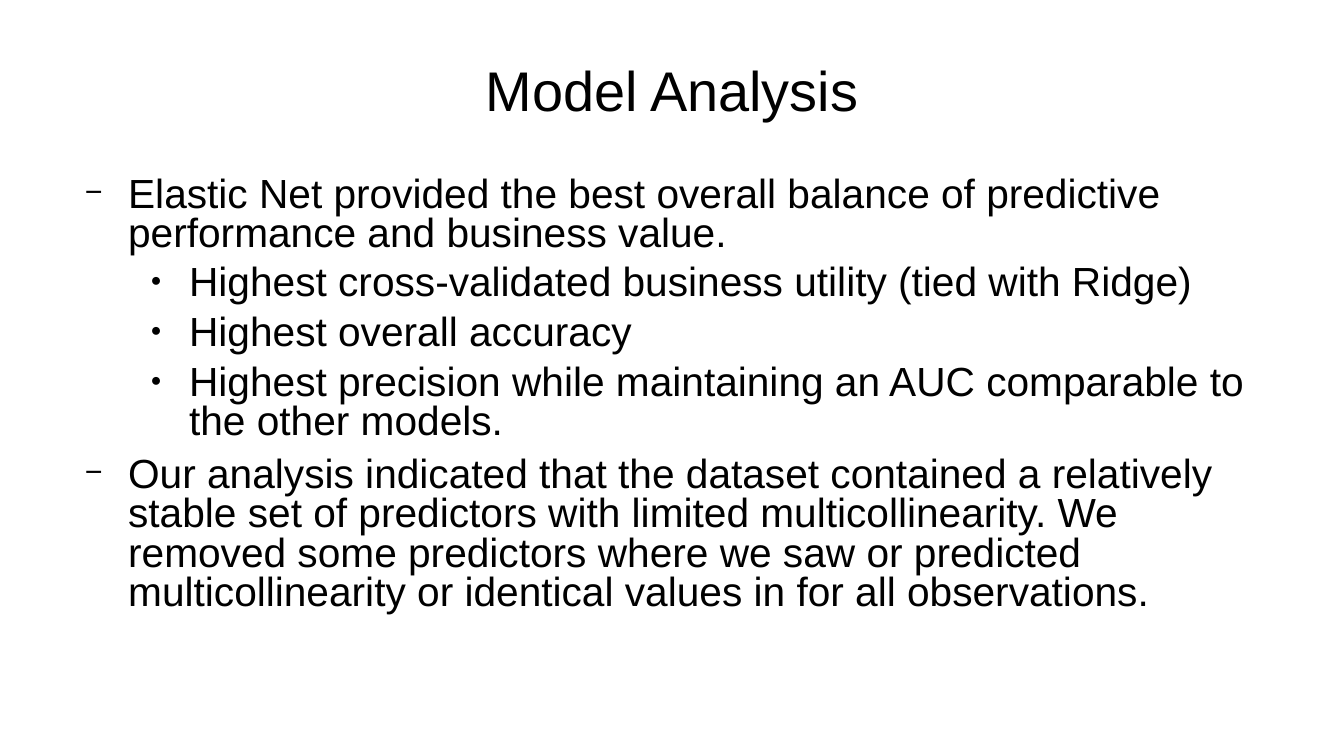
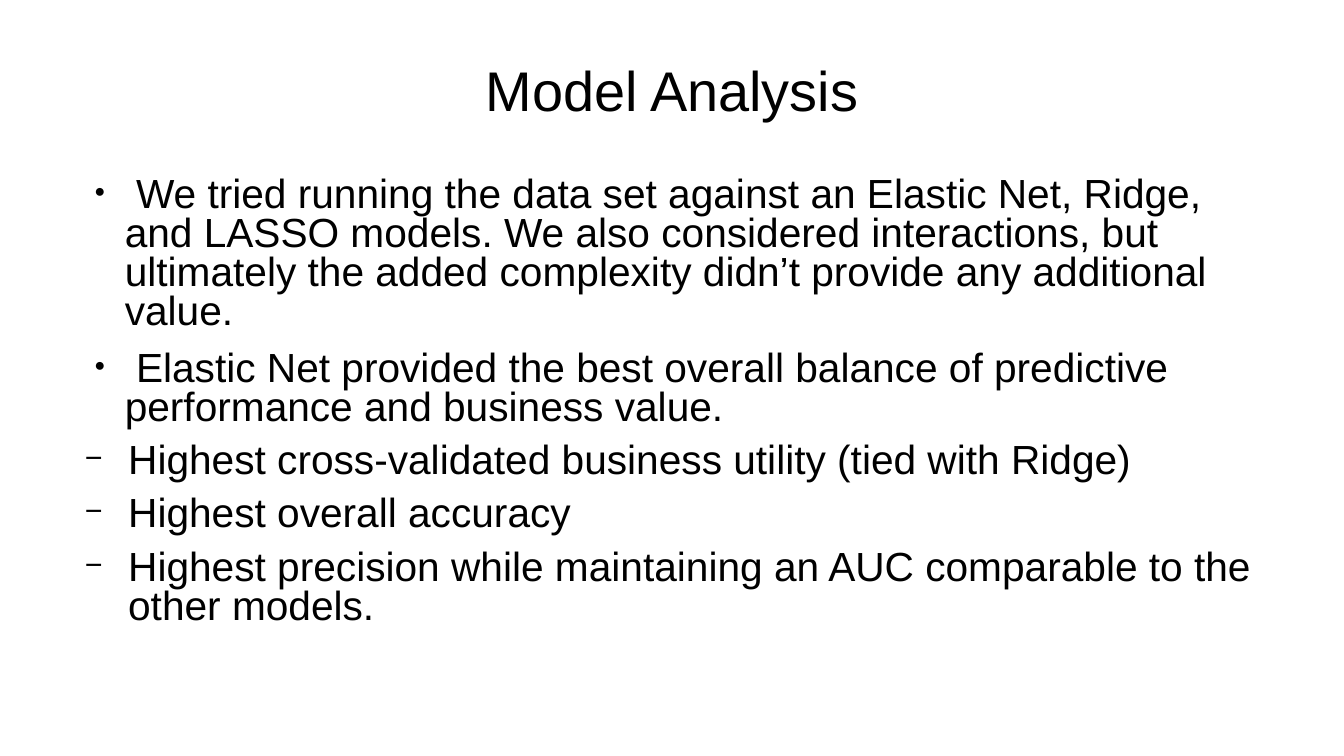
Before and after one commit to sbowler/project-one, a slide deck: slide 13 of presentations/project2_presentation.pptx (slide 14 before the commit). Drawn at 1344x756 pixels with LibreOffice and Linux fonts; fonts in the diff are those of the drawing; background and template pictures are left out. Boxes give left, top, right and bottom in pixels: in the first picture for what was removed or moved away, otherwise in the second. Text is boxed around its words. In the diff, an @@ line names an element or a change of style, - is before the commit and + after.

```diff
--- a/presentations/project2_presentation.pptx
+++ b/presentations/project2_presentation.pptx
@@ text at [125,178,1207,326]: paragraph added @@
+● We tried running the data set against an Elastic Net, Ridge, and LASSO models. We also considered interactions, but ultimately the added complexity didn’t provide any additional value.
@@ text at [125,352,1250,621]: bullet − to ●; list level 2 to 1 in "Elastic Net provided the best ..."; bullet ● to −; list level 3 to 2 in "Highest cross-validated business utility (tied ..."; list level 3 to 2 in "Highest overall accuracy"; list level 3 to 2 in "Highest precision while maintaining an ..." @@
@@ text at [128,458,1212,613]: paragraph removed @@
-  − Our analysis indicated that the dataset contained a relatively stable set of predictors with limited multicollinearity. We removed some predictors where we saw or predicted multicollinearity or identical values in for all observations.
```
Also in this commit, not shown: 7 other slides changed, 5 slides added.
